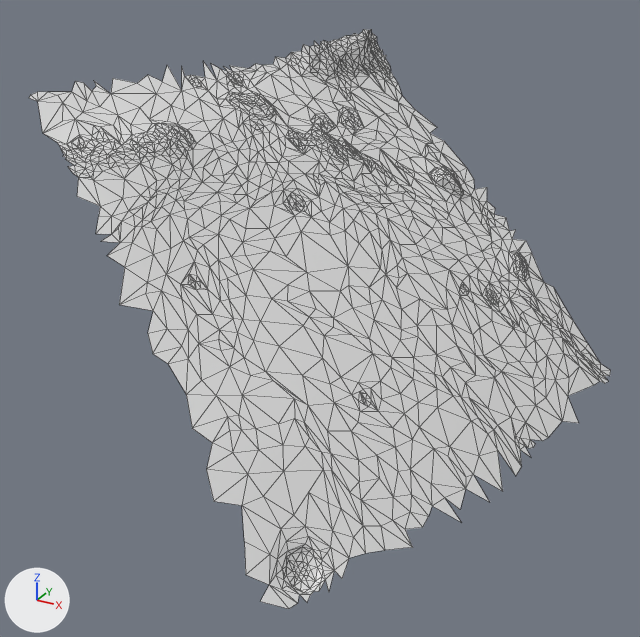
The glTF model moon small_tiles/tile_059.glb as it was, and as the next commit left it.
Before and after are seen from a camera (50 mm lens) standing at (23.3, -12.63, 23.27) and looking at (19.37, -5.5, 19.7). Lighting does not change. The marker at lower left points along +X, +Y and +Z. The first picture is the older version. Mesh edges are drawn as thin lines. Vertices at exactly the same position are counted once.

In view in the first picture: 't59'.
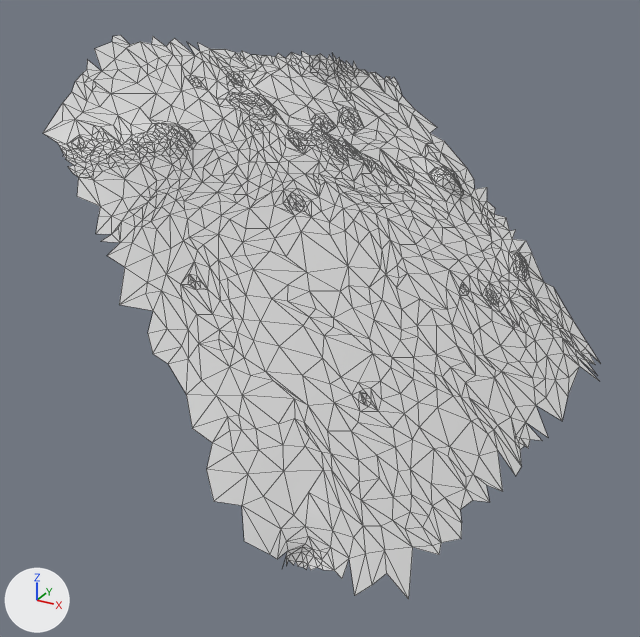
Changed parts and their boxes [x1, y1, x2, y2] in the pictures (640 x 637 px):
't59', reshaped: before [29, 29, 611, 609]; after [43, 35, 601, 599]
part 1 of me_t59, reshaped: before [29, 29, 394, 132]; after [76, 35, 284, 94]
part 2 of me_t59, reshaped: before [244, 354, 611, 609]; after [349, 474, 501, 599]

The edits, one by one:
me_t59 is used by ob_t59; location (0.0, 0.0, 0.0).
me_t59 had 1588 vertices, 2993 faces and spanned x 17.1..21.8, y -8.14..-2.3, z 18.3..22.17.
me_t59 now has 1488 vertices, 2798 faces and spans x 17.05..21.73, y -7.96..-2.31, z 18.1..22.29.
Part 1, on me_t59:
109 vertices are removed from x 17.1..18.64, y -6.8..-2.3, z 21.66..22.17.
208 faces are deleted.
49 vertices are added at x 17.05..17.97, y -6.17..-3.91, z 21.96..22.29.
95 new faces join them.
Part 2, on me_t59:
50 vertices are removed from x 20.16..21.8, y -8.14..-2.7, z 18.32..18.71.
102 faces are deleted.
10 vertices are added at x 20.79..21.26, y -7.49..-5.63, z 18.1..18.42.
20 new faces join them.
